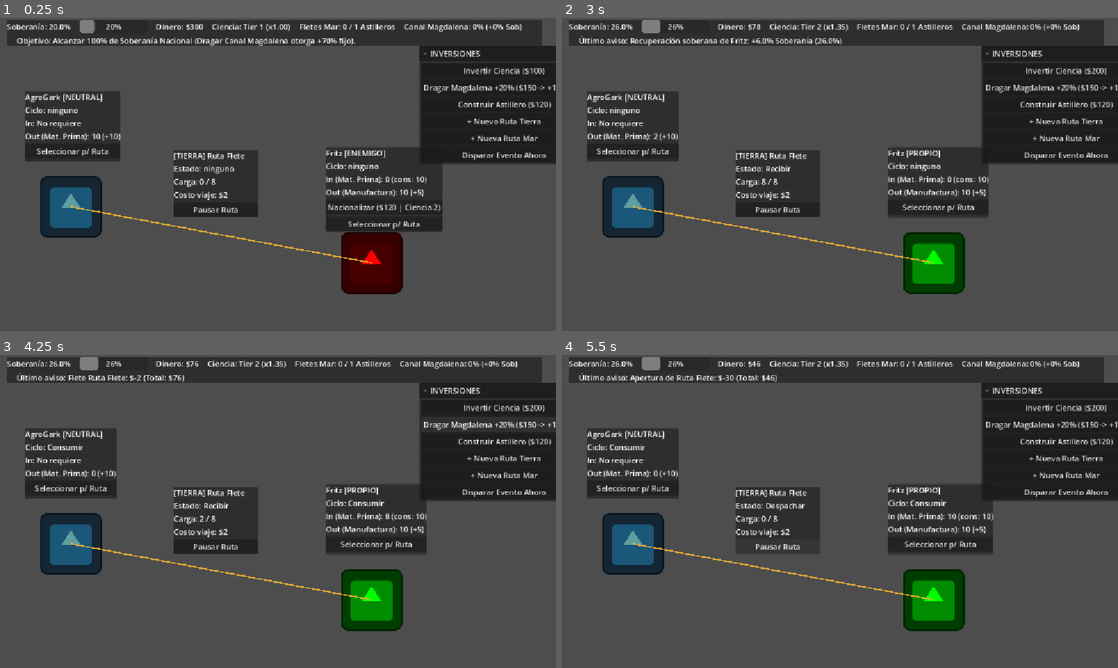
Above: before the commit, frames 1-4 (two rows, left to right).
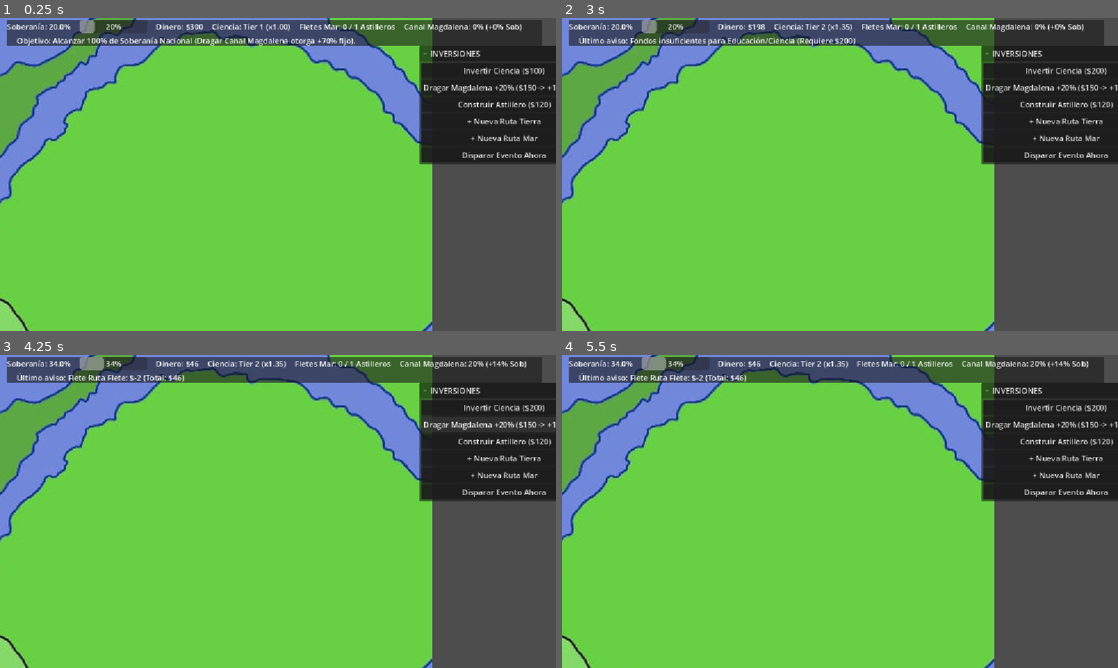
Above: after the commit, the same moments.

Repository: Jipilucas/Parana_jam_ctapo
Game: Godot game, scene res://Gestores/TestScene2.tscn
Two runs of this game, one before a commit and one after it. Both use one fixed random seed, a clock stepped at 60 frames per second and the inputs below. This scene is started directly instead of the project's main scene. The engine's default icon, where the game draws it, is replaced by a stand-in: a white triangle on a blue panel in a dark square.
Inputs (mouse positions are in pixels of both pictures, inside the frame that each line leads up to):
- Up to frame 1 (0.25 s): no input
- Up to frame 2 (3 s): click (634, 152) at 0.5 s, where only the run before the commit has a clickable "Seleccionar p/ Ruta"; click "Invertir Ciencia ($100)" at 1.25 s; click "Invertir Ciencia ($200)" at 2 s; click (945, 205) at 2.75 s, where only the run before the commit has a clickable "Nacionalizar ($120 | Ciencia …"
- Up to frame 3 (4.25 s): click "Dragar Magdalena +20% ($150 -…" at 3.5 s
- Up to frame 4 (5.5 s): click (778, 545) at 4.25 s, where only the run before the commit has a clickable "Pausar Ruta"; click (778, 545) at 5 s, where only the run before the commit has a clickable "Habilitar ($30)"

The runs differ from the first frame. In frame 1, 77% of the frame differs, in the area x 0-80%, y 0-100%; in frame 2, 77%, in the area x 0-94%, y 0-100%; in frame 3, 77%; in frame 4, 77%.

Commit message:
zoom implementado

Diff:
--- a/parana-da-soberano/Gestores/TestScene2.tscn
+++ b/parana-da-soberano/Gestores/TestScene2.tscn
@@ -4,6 +4,7 @@
 [ext_resource type="Script" uid="uid://dawjvxehyvtl1" path="res://Gestores/Comercio/config_logistica.gd" id="2_ik08m"]
 [ext_resource type="PackedScene" uid="uid://cicn37rtqkdt8" path="res://Gestores/Comercio/Scenes/Ruta.tscn" id="2_s2r6c"]
 [ext_resource type="Script" uid="uid://co2o222mfulk" path="res://Gestores/camera_2d.gd" id="7_hal4f"]
+[ext_resource type="Texture2D" uid="uid://etifkcnkaoiy" path="res://Assets/mapa parana 2.jpeg" id="8_y4law"]
 [ext_resource type="Script" uid="uid://vnivcbjgirr0" path="res://Gestores/Transportes/gestor_rutas.gd" id="13_8jnw6"]
 [ext_resource type="Script" uid="uid://lcofxuy56h4l" path="res://Gestores/Eventos/gestor_eventos.gd" id="14_py8nj"]
 [ext_resource type="PackedScene" uid="uid://bk57sjve4q578" path="res://Gestores/UI/hud_principal.tscn" id="15_w2vpa"]
@@ -31,21 +32,26 @@
 
 [node name="TestScene" type="Node2D" unique_id=1656906367]
 
+[node name="MapaParana2" type="Sprite2D" parent="." unique_id=227241710]
+scale = Vector2(2.085, 2.085)
+texture = ExtResource("8_y4law")
+metadata/_edit_lock_ = true
+
 [node name="AgroProductor" parent="." unique_id=2002332135 instance=ExtResource("1_j6nga")]
-position = Vector2(147, 390)
+position = Vector2(-1160, -100)
 config = SubResource("Resource_7m8j4")
 
 [node name="IndProductor" parent="." unique_id=251399497 instance=ExtResource("1_j6nga")]
-position = Vector2(770, 506)
+position = Vector2(-681, 423)
 config = SubResource("Resource_u46nm")
 
 [node name="Ruta" parent="." unique_id=751793760 node_paths=PackedStringArray("Remitente", "Destinatario") instance=ExtResource("2_s2r6c")]
-position = Vector2(360, 272)
+position = Vector2(-1032, 141)
 Remitente = NodePath("../AgroProductor")
 Destinatario = NodePath("../IndProductor")
 
 [node name="IndProductor2" parent="." unique_id=1315610195 instance=ExtResource("1_j6nga")]
-position = Vector2(339, 903)
+position = Vector2(-488, -36)
 slot_ocupado = false
 config = SubResource("Resource_hal4f")
 
@@ -64,4 +70,6 @@
 [node name="Camera2D" type="Camera2D" parent="." unique_id=992948584]
 position = Vector2(576, 323)
 script = ExtResource("7_hal4f")
+min_zoom = 0.1
+max_zoom = 2.125
 metadata/_edit_lock_ = true
--- a/parana-da-soberano/Gestores/camera_2d.gd
+++ b/parana-da-soberano/Gestores/camera_2d.gd
@@ -40,6 +40,7 @@
 			position.y = clampf(position.y, min_pos.y, max_pos.y)
 
 
+
 func _get_keyboard_input() -> Vector2:
 	# Podés reemplazar ui_left/right/up/down por tus propios actions (ej: "move_left", "move_right", etc.)
 	return Input.get_vector("ui_left", "ui_right", "ui_up", "ui_down")
@@ -64,3 +65,19 @@
 		dir.y += 1.0
 
 	return dir
+
+@export_group("zoom")
+@export var min_zoom: float = 0.5
+@export var max_zoom: float = 2.0
+@export var zoom_factor: float = 0.1
+@export var zoom_duration: float = 0.2
+var _zoom_level: float = 1.0
+func _set_zoom_level(value: float) -> void:
+	_zoom_level = clamp(value, min_zoom, max_zoom)
+	var tween = get_tree().create_tween()
+	tween.tween_property(self, "zoom", Vector2(_zoom_level,_zoom_level), zoom_duration)
+func _unhandled_input(event: InputEvent) -> void:
+	if event.is_action_pressed("zoom_in"):
+		_set_zoom_level(_zoom_level + zoom_factor)
+	elif event.is_action_pressed("zoom_out"):
+		_set_zoom_level(_zoom_level - zoom_factor)
--- a/parana-da-soberano/project.godot
+++ b/parana-da-soberano/project.godot
@@ -63,6 +63,18 @@
 , Object(InputEventKey,"resource_local_to_scene":false,"resource_name":"","device":-1,"window_id":0,"alt_pressed":false …(183 unchanged characters)…
 ]
 }
+zoom_in={
+"deadzone": 0.2,
+"events": [Object(InputEventMouseButton,"resource_local_to_scene":false,"resource_name":"","device":-1,"window_id":0,"alt_pressed":false,"shift_pressed":false,"ctrl_pressed":false,"meta_pressed":false,"button_mask":0,"position":Vector2(0, 0),"global_position":Vector2(0, 0),"factor":1.0,"button_index":4,"canceled":false,"pressed":false,"double_click":false,"script":null)
+, Object(InputEventKey,"resource_local_to_scene":false,"resource_name":"","device":-1,"window_id":0,"alt_pressed":false,"shift_pressed":false,"ctrl_pressed":false,"meta_pressed":false,"pressed":false,"keycode":0,"physical_keycode":69,"key_label":0,"unicode":101,"location":0,"echo":false,"script":null)
+]
+}
+zoom_out={
+"deadzone": 0.2,
+"events": [Object(InputEventMouseButton,"resource_local_to_scene":false,"resource_name":"","device":-1,"window_id":0,"alt_pressed":false,"shift_pressed":false,"ctrl_pressed":false,"meta_pressed":false,"button_mask":0,"position":Vector2(0, 0),"global_position":Vector2(0, 0),"factor":1.0,"button_index":5,"canceled":false,"pressed":false,"double_click":false,"script":null)
+, Object(InputEventKey,"resource_local_to_scene":false,"resource_name":"","device":-1,"window_id":0,"alt_pressed":false,"shift_pressed":false,"ctrl_pressed":false,"meta_pressed":false,"pressed":false,"keycode":0,"physical_keycode":81,"key_label":0,"unicode":113,"location":0,"echo":false,"script":null)
+]
+}
 
 [layer_names]
 
Binary file added: parana-da-soberano/Assets/mapa parana 2.jpeg
Not shown, added: parana-da-soberano/Assets/mapa parana 2.jpeg.import
Binary file added: parana-da-soberano/Assets/mapa parana.jpeg
Not shown, added: parana-da-soberano/Assets/mapa parana.jpeg.import
